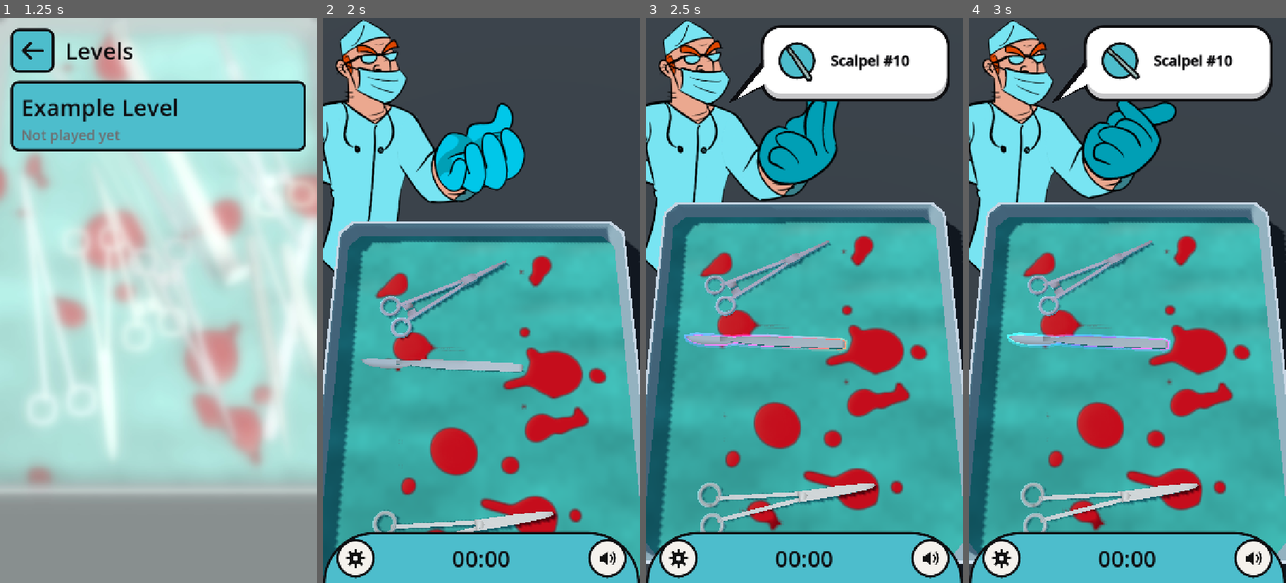
Above: before the commit, frames 1-4 (left to right).
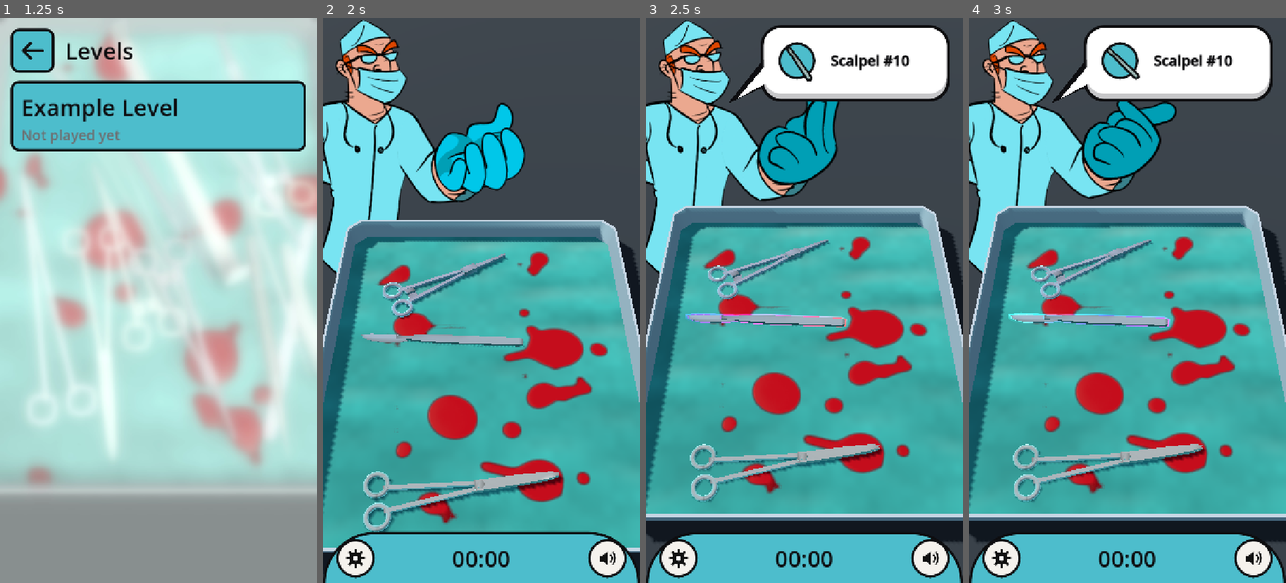
Above: after the commit, the same moments.

Repository: optimisticlucio/untitled-game-jam-game
Game: Godot game, scene res://ui/main_menu.tscn
Same seed, same stepped clock (60 frames per second), same inputs: the game is played once before the commit and once after it.
Inputs (mouse positions are in pixels of both pictures, inside the frame that each line leads up to):
- Up to frame 1 (1.25 s): click "Play" at 0.5 s
- Up to frame 2 (2 s): click (481, 114) at 1.25 s
- Up to frame 3 (2.5 s): tap Enter at 2 s; move the mouse to (874, 272) at 2.02 s; click (874, 272) at 2.17 s
- Up to frame 4 (3 s): drag from (1064, 328) to (1111, 413) at 2.77 s

Frame 1 is identical in both runs. In frame 2, 21% of the frame differs, in the area x 0-100%, y 35-100%; in frame 3, 26%; in frame 4, 26%, in the area x 0-100%, y 32-99%.

Commit message:
Camera lower and further back: the tray takes less height, at a lower angle
The camera is 10 cm lower and 20 cm further back, tilted so the tray's far
rim stays where it was on screen. The tray is seen from 53 degrees instead of
74 (not top-down, on purpose), is 11% shorter on screen, and its near edge
clears the bottom bar. The surgeon moved with the camera, pushed a little
further back and scaled to match so he looks the same and stays behind the
rim; Target moved with his hand.

Co-Authored-By: Claude Opus 5.5 <noreply@anthropic.com>

Diff:
--- a/levels/level.tscn
+++ b/levels/level.tscn
@@ -87,7 +87,7 @@
 script = ExtResource("flicker_script")
 
 [node name="Camera3D" type="Camera3D" parent="."]
-transform = Transform3D(1, 0, 0, 0, 0.374, 0.9274, 0, -0.9274, 0.374, 0, 0.6387, 0.17363)
+transform = Transform3D(1, 0, 0, 0, 0.62923, 0.77722, 0, -0.77722, 0.62923, 0, 0.5387, 0.37363)
 keep_aspect = 0
 fov = 32.0
 near = 0.02
@@ -105,7 +105,7 @@
 [node name="Tray" parent="." instance=ExtResource("4_tray")]
 
 [node name="Target" type="Node3D" parent="."]
-transform = Transform3D(1, 0, 0, 0, 1, 0, 0, 0, 1, -0.006, 0.0332, -0.2726)
+transform = Transform3D(1, 0, 0, 0, 1, 0, 0, 0, 1, -0.00644, 0.05789, -0.27423)
 
 [node name="Mesh" type="MeshInstance3D" parent="Target"]
 visible = false
@@ -123,7 +123,7 @@
 shape = SubResource("Shape_hand_off_zone")
 
 [node name="Surgeon" parent="." instance=ExtResource("22_surgeon")]
-transform = Transform3D(1, 0, 0, 0, 0.374, 0.9274, 0, -0.9274, 0.374, -0.08362, 0.02922, -0.29338)
+transform = Transform3D(1.07262, 0, 0, 0, 0.67491, 0.83364, 0, -0.83364, 0.67491, -0.08969, 0.06033, -0.2968)
 
 [node name="ToolGrabber" type="Node" parent="." node_paths=PackedStringArray("camera", "tray", "hand_off_zone", "surgeon")]
 script = ExtResource("2_grabber")
